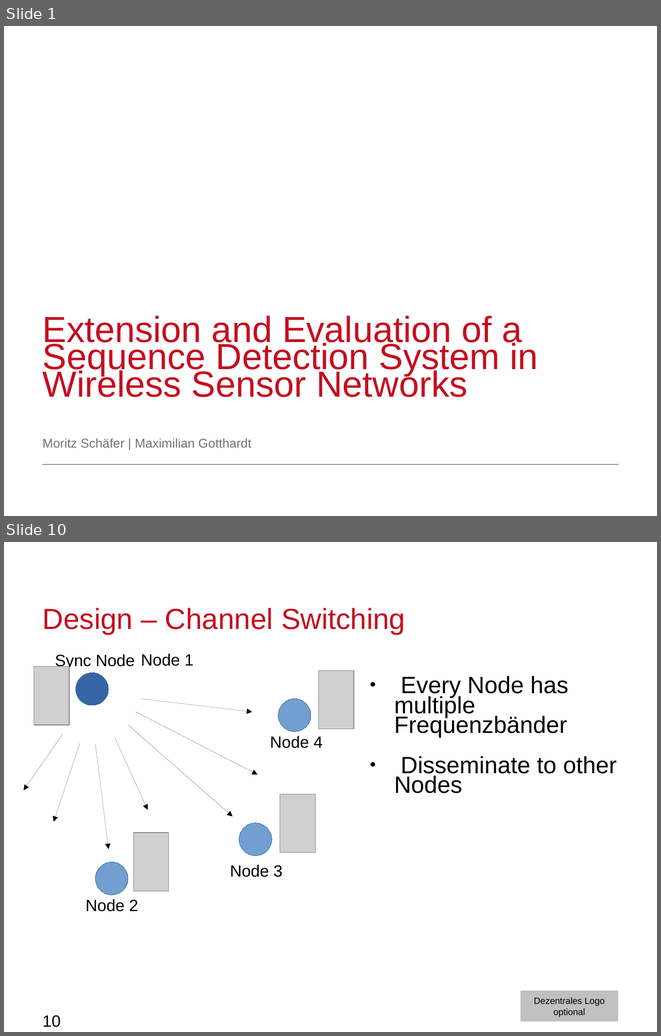
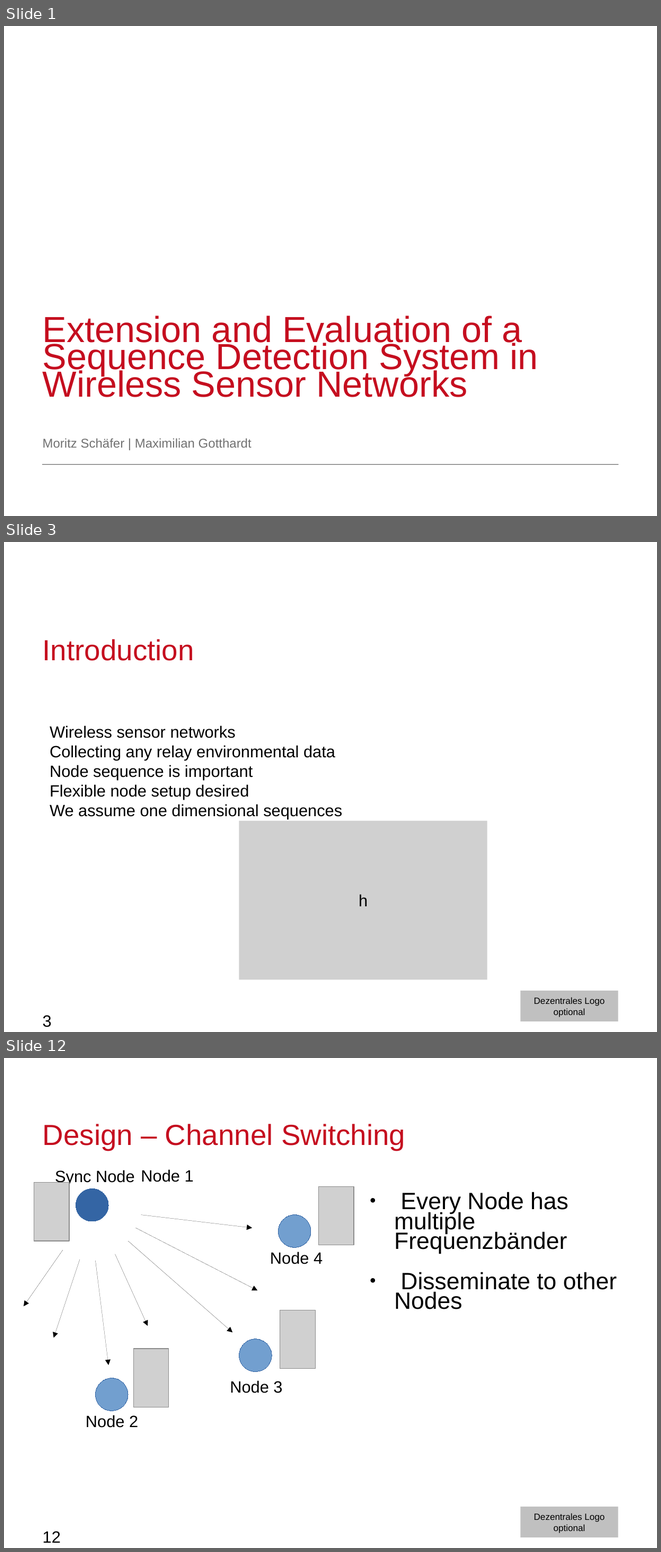
Before and after one commit to moritzschaefer/SensorSequence, a slide deck: docs/MeilensteinNrOne.odp. Shown one above the other, each under a label of ours: slides 1 and 10 before the commit, slides 1, 3 and 12 after it; the slides between them are not shown. The pictures are 661x1036 and 661x1552 pixels, drawn with LibreOffice and Linux fonts; fonts in the diff are those of the drawing; grey boxes stand for pictures; background and template pictures are left out. Boxes give left, top, right and bottom in pixels: in the first picture for what was removed or moved away, otherwise in the second. Text is boxed around its words. In the diff, an @@ line names an element or a change of style, - is before the commit and + after.

Commit message:
presentation - motivation and introduction

```diff
--- a/docs/MeilensteinNrOne.odp
+++ b/docs/MeilensteinNrOne.odp
@@ slide 3 added at [4,542,657,1032], background #FFFFFF; not listed: 1 template element that a slide beside it also shows @@
@@ title added at [43,639,194,661], 32 pt, text #C50E1F @@
+Introduction
@@ text added at [50,725,342,819], 18 pt, text #000000 @@
+Wireless sensor networks
+Collecting any relay environmental data
+Node sequence is important
+Flexible node setup desired
+We assume one dimensional sequences
@@ picture added at [239,821,487,979], 18 pt, text #000000 @@
+h
@@ page number added at [43,1015,52,1027], 18 pt, text #000000 @@
+3
@@ what was slide 10 is now slide 12 @@
@@ page number at [43,1531,61,1542]: text changed @@
-10
+12
```
Also in this commit, not shown: 8 slides changed, 2 other slides added, 1 slide removed.
